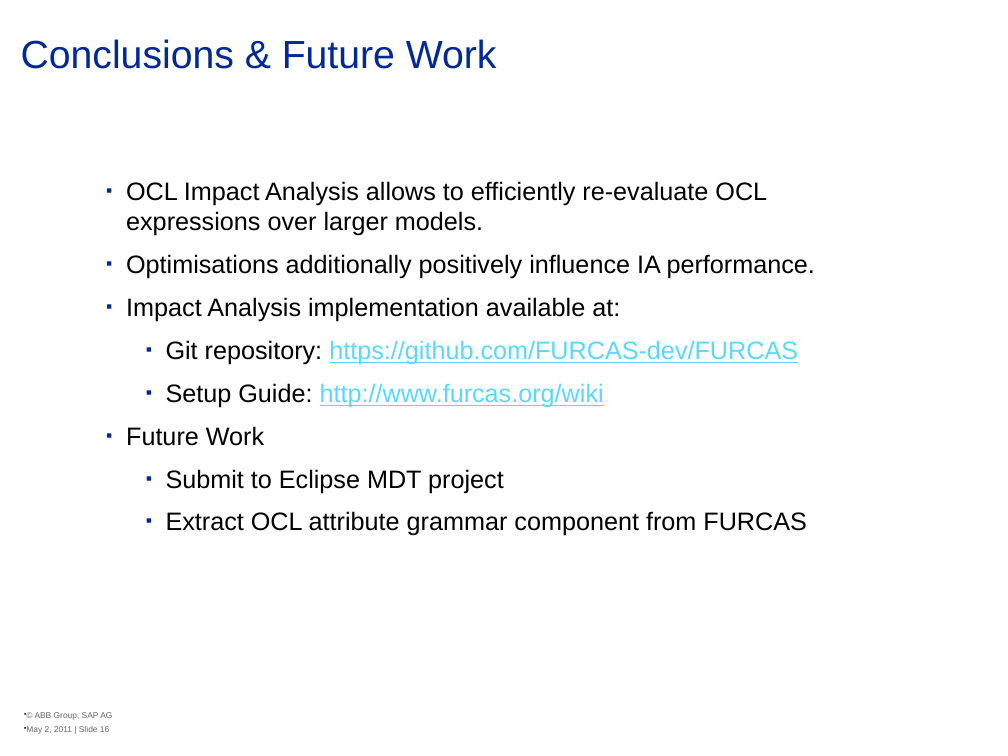
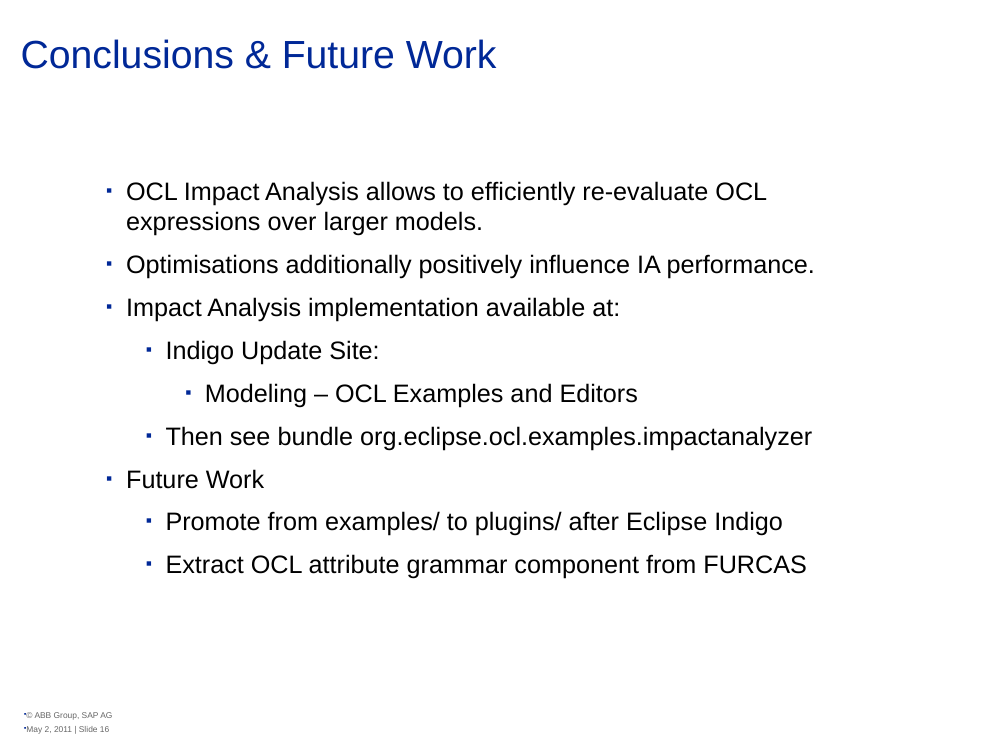
Before and after one commit to eclipse-ocl/ocl-website, a slide deck: slide 16 of ocl/docs/publications/TUIlmenau2011ImpactAnalysis/OCL Impact Analysis.pptx. Drawn at 1008x756 pixels with LibreOffice and Linux fonts; fonts in the diff are those of the drawing; background and template pictures are left out. Boxes give left, top, right and bottom in pixels: in the first picture for what was removed or moved away, otherwise in the second. Text is boxed around its words. In the diff, an @@ line names an element or a change of style, - is before the commit and + after.

```diff
--- a/ocl/docs/publications/TUIlmenau2011ImpactAnalysis/OCL Impact Analysis.pptx
+++ b/ocl/docs/publications/TUIlmenau2011ImpactAnalysis/OCL Impact Analysis.pptx
@@ text at [166, 340, 812, 450]: text changed; text colour #5BD8FF to #000000 @@
-  ▪ Git repository: https://github.com/FURCAS-dev/FURCAS
-  ▪ Setup Guide: http://www.furcas.org/wiki
+  ▪ Indigo Update Site:
+    ▪ Modeling – OCL Examples and Editors
+  ▪ Then see bundle org.eclipse.ocl.examples.impactanalyzer
@@ text at [166, 511, 783, 536]: text changed @@
-  ▪ Submit to Eclipse MDT project
+  ▪ Promote from examples/ to plugins/ after Eclipse Indigo
```
Also in this commit, not shown: 1 other file.
